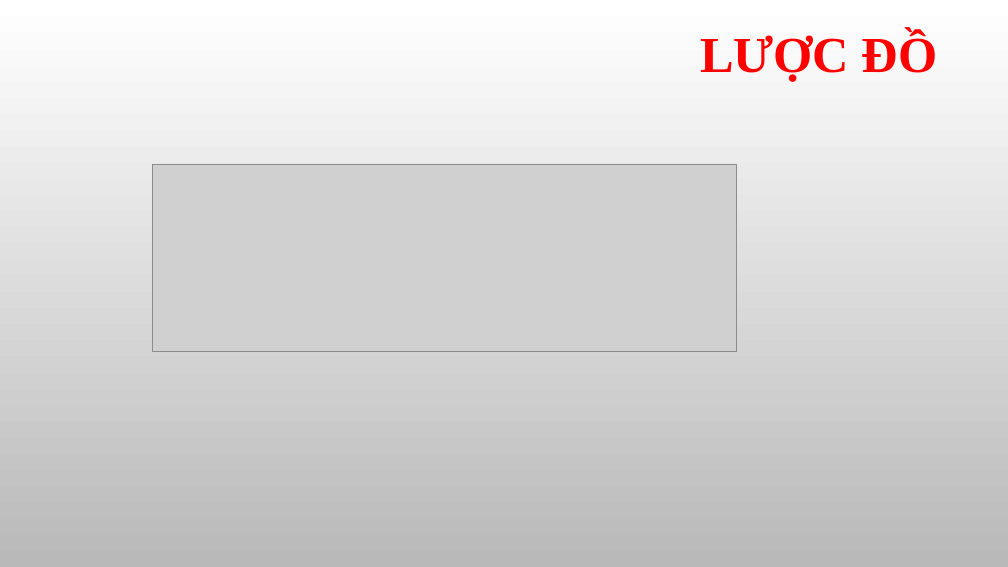
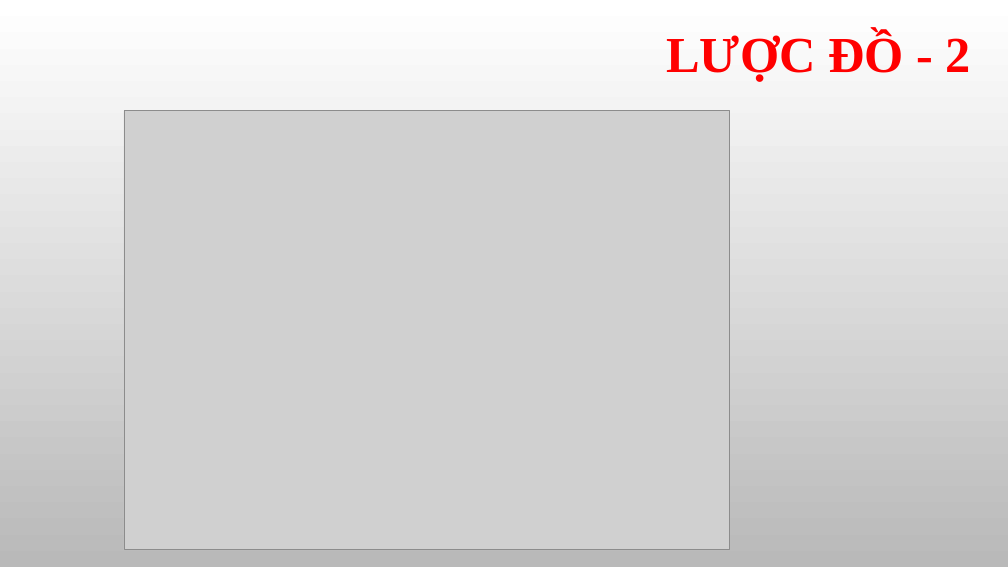
Before and after one commit to ThuanTran262/Big_data_project, a slide deck: slide 13 of doc/project/report.pptx (slide 12 before the commit). Drawn at 1008x567 pixels with LibreOffice and Linux fonts; fonts in the diff are those of the drawing; grey boxes stand for pictures; background and template pictures are left out. Boxes give left, top, right and bottom in pixels: in the first picture for what was removed or moved away, otherwise in the second. Text is boxed around its words. In the diff, an @@ line names an element or a change of style, - is before the commit and + after.

```diff
--- a/doc/project/report.pptx
+++ b/doc/project/report.pptx
@@ title at <box>666,32,971,82</box>: text changed @@
-LƯỢC ĐỒ
+LƯỢC ĐỒ - 2
@@ picture added at <box>124,110,730,550</box> @@
@@ picture removed at <box>152,165,737,352</box> @@
```
Also in this commit, not shown: 8 other slides changed, 1 slide added, 1 other file.
